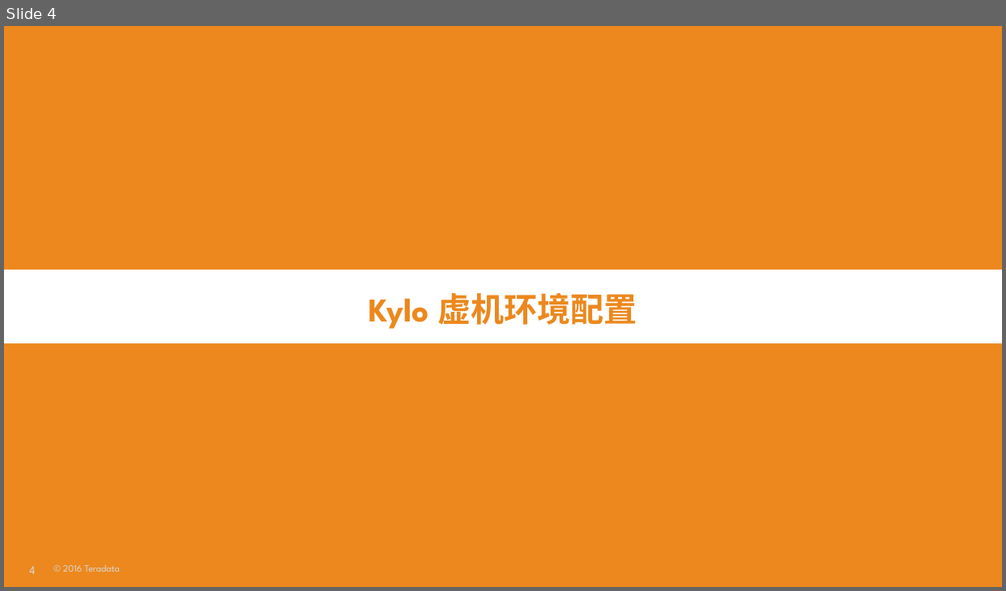
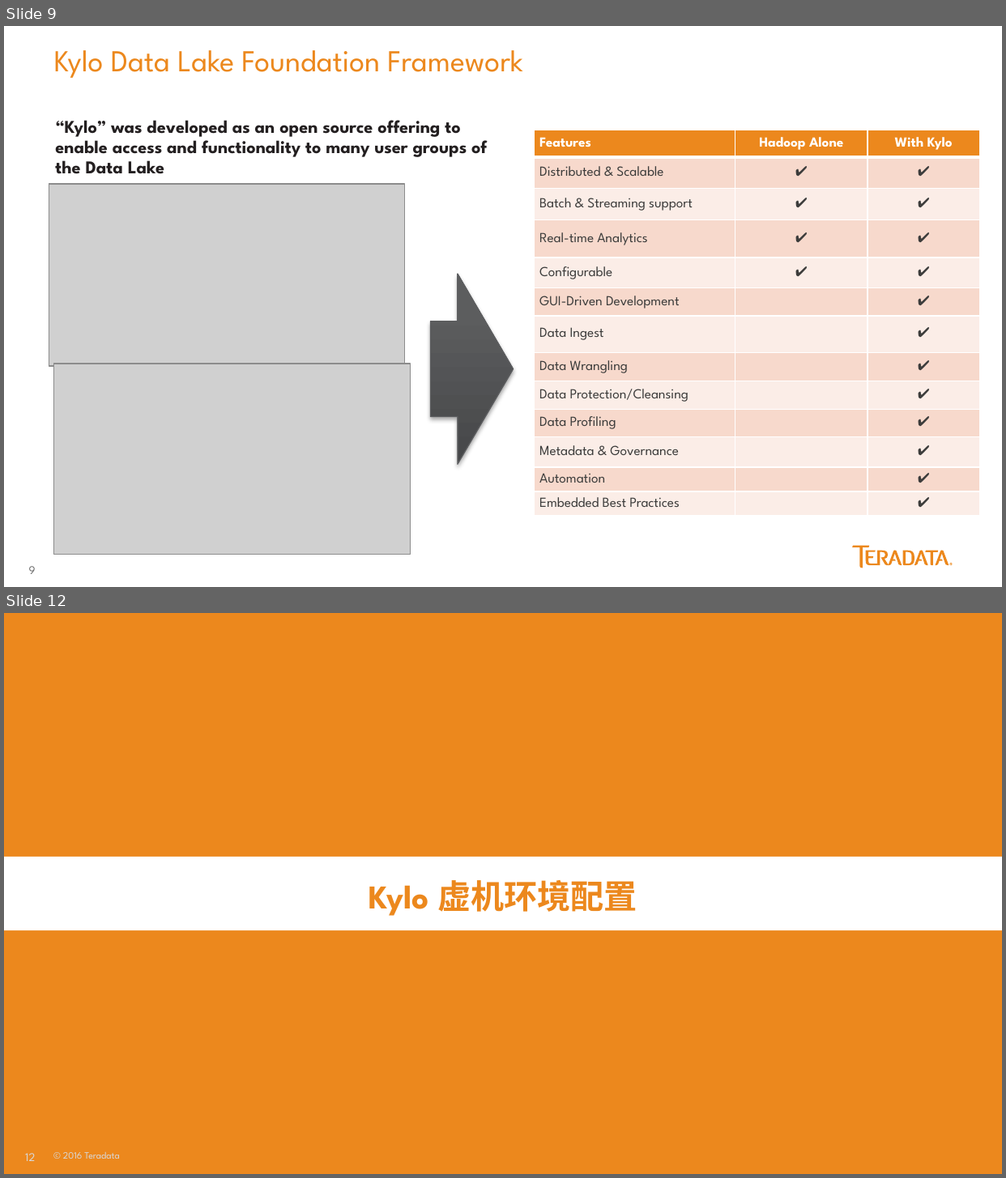
Before and after one commit to yaoran2000/MyTeradata, a slide deck: slides/Kylo配置与使用.pptx. Shown one above the other, each under a label of ours: slide 4 before the commit, slides 9 and 12 after it; the slides between them are not shown. The pictures are 1006x591 and 1006x1178 pixels, drawn with LibreOffice and Linux fonts; fonts in the diff are those of the drawing; grey boxes stand for pictures. Boxes give left, top, right and bottom in pixels: in the first picture for what was removed or moved away, otherwise in the second. Text is boxed around its words. In the diff, an @@ line names an element or a change of style, - is before the commit and + after.

Commit message:
Kylo update

```diff
--- a/slides/Kylo配置与使用.pptx
+++ b/slides/Kylo配置与使用.pptx
@@ slide 9 added at <box>4,26,1002,587</box>, background #FFFFFF; not listed: 1 template element that a slide beside it also shows @@
@@ text added at <box>54,50,523,78</box>, 22 pt, text #EC881D @@
+Kylo Data Lake Foundation Framework
@@ text added at <box>55,120,487,174</box>, 13 pt, text #231F20, bold @@
+“Kylo” was developed as an open source offering to enable access and functionality to many user groups of the Data Lake
@@ table added at <box>534,130,979,516</box>, 13 rows, 3 columns @@
+Features | Hadoop Alone | With Kylo
+Distributed & Scalable | ✔ | ✔
+Batch & Streaming support | ✔ | ✔
+Real-time Analytics | ✔ | ✔
+Configurable | ✔ | ✔
+GUI-Driven Development |  | ✔
+Data Ingest |  | ✔
+Data Wrangling |  | ✔
+Data Protection/Cleansing |  | ✔
+Data Profiling |  | ✔
+Metadata & Governance |  | ✔
+Automation |  | ✔
+Embedded Best Practices |  | ✔
@@ picture added at <box>49,184,404,366</box> @@
@@ right arrow added at <box>430,274,513,464</box>, fill gradient #474849 to #5C5D5F to #5C5D60, outline #5D5E60 0.75 pt @@
@@ picture added at <box>54,363,410,554</box> @@
@@ freeform shape added at <box>852,546,949,568</box>, fill #EC881D @@
@@ freeform shape added at <box>950,563,952,566</box>, fill #EC881D @@
@@ what was slide 4 is now slide 12 @@
@@ page number at <box>25,1153,35,1161</box>: text changed @@
-4
+12
```
Also in this commit, not shown: 4 slides changed, 12 other slides added, 2 slides removed, 3 other files.
